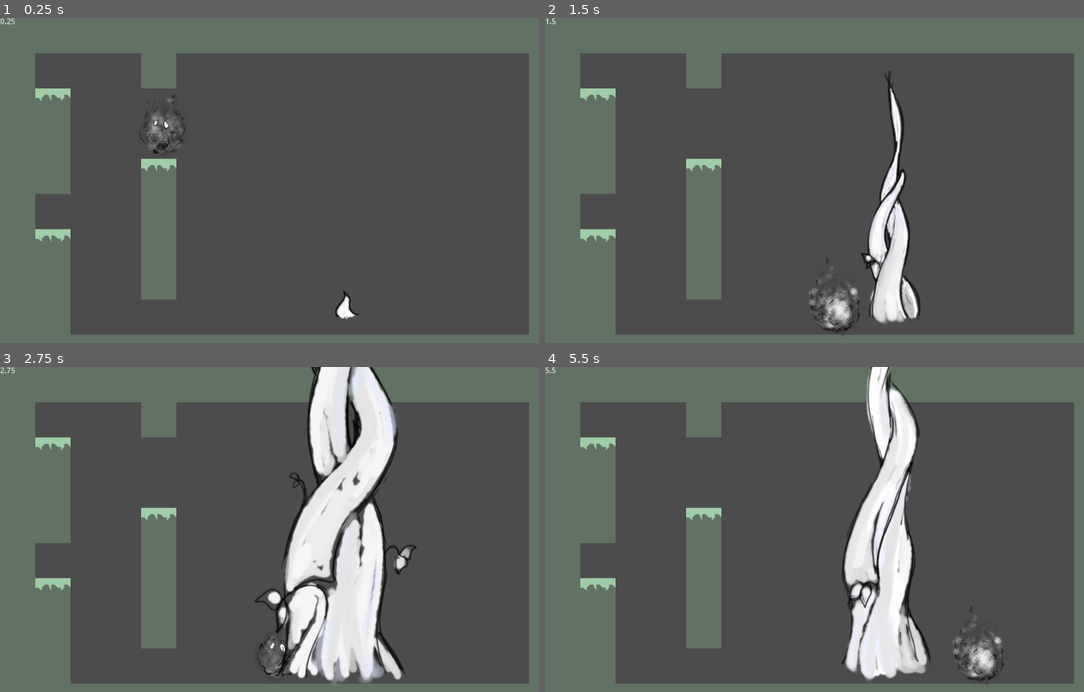
Above: before the commit, frames 1-4 (two rows, left to right).
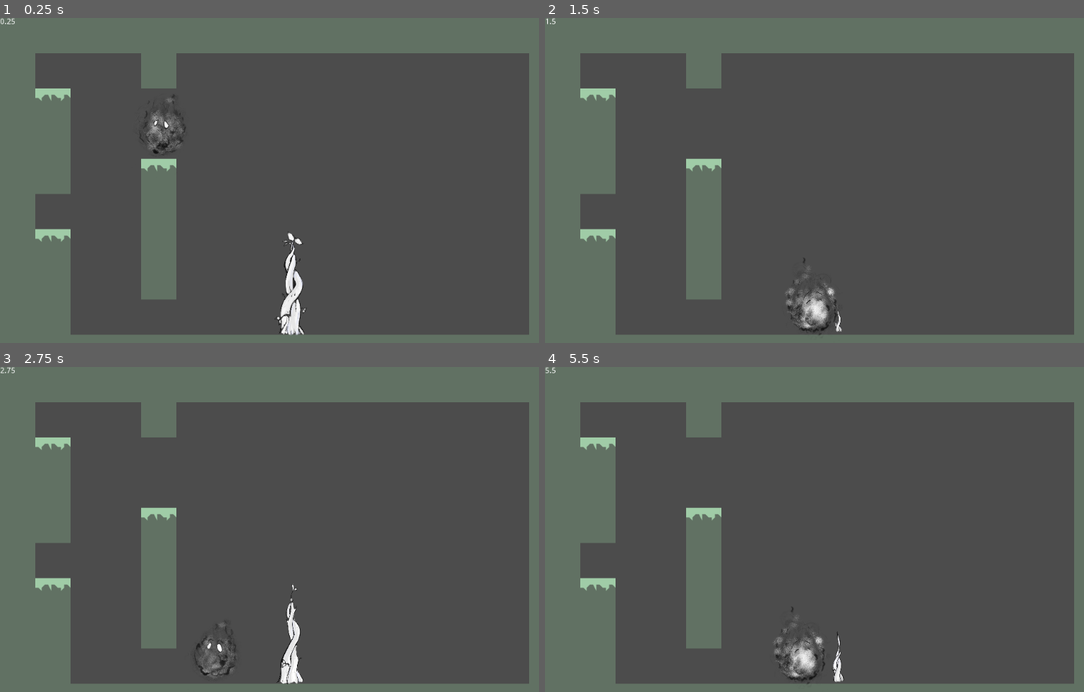
Above: after the commit, the same moments.

Repository: Seibaah/GGJ_MTL2020
Game: Godot game, scene res://World.tscn
Same seed, same stepped clock (60 frames per second), same inputs: the game is played once before the commit and once after it.
Inputs:
- Up to frame 1 (0.25 s): no input
- Up to frame 2 (1.5 s): hold Down (plant_seed) 0.53-1.28 s; hold Right (move_right) from 0.53 s (still down); tap Up (jump) at 0.77 s; tap Down (plant_seed) at 1.35 s
- Up to frame 3 (2.75 s): tap Up (jump) at 1.52 s; release Right (move_right) at 2.03 s; hold Left (move_left) from 2.03 s (still down); hold Down (plant_seed) from 2.03 s (still down)
- Up to frame 4 (5.5 s): release Left (move_left) at 2.78 s; release Down (plant_seed) at 2.78 s; hold Right (move_right) 2.78-4.28 s; tap Down (plant_seed) at 2.85, 4.35 s; tap Up (jump) at 3.02, 3.77, 4.52 s; hold Down (plant_seed) 3.53-4.28 s; hold Left (move_left) 4.28-5.03 s; hold Right (move_right) from 5.03 s (still down); hold Down (plant_seed) from 5.03 s (still down)

The runs differ from the first frame. In frame 1, 1.0% of the frame differs, in the area x 51-67%, y 65-98%; in frame 2, 4.4%; in frame 3, 16%, in the area x 35-78%, y 0-98%; in frame 4, 10%.

Commit message:
plant hitbox

Diff:
--- a/Scripts/Vine.gd
+++ b/Scripts/Vine.gd
@@ -1,10 +1,9 @@
 extends KinematicBody2D
 
-onready var anim_player = $AnimatedSprite
+onready var anim_player = $AnimationPlayer
+
 
 func _physics_process(delta):
 	#plant_seed
-	if Input.is_action_just_pressed("plant_seed"):
-		anim_player.play("growing")
-	if Input.is_action_just_released("plant_seed"):
-		anim_player.stop()
+	if Input.is_action_pressed("plant_seed"):
+		anim_player.play("grow")
--- a/Vine.tscn
+++ b/Vine.tscn
@@ -1,35 +1,79 @@
-[gd_scene load_steps=11 format=2]
+[gd_scene load_steps=5 format=2]
 
-[ext_resource path="res://Assets/Sprites/vine.001.png" type="Texture" id=1]
-[ext_resource path="res://Assets/Sprites/vine.004.png" type="Texture" id=2]
-[ext_resource path="res://Assets/Sprites/vine.006.png" type="Texture" id=3]
-[ext_resource path="res://Assets/Sprites/vine.003.png" type="Texture" id=4]
-[ext_resource path="res://Assets/Sprites/vine.007.png" type="Texture" id=5]
-[ext_resource path="res://Assets/Sprites/vine.002.png" type="Texture" id=6]
-[ext_resource path="res://Assets/Sprites/vine.005.png" type="Texture" id=7]
+[ext_resource path="res://Assets/Sprites/vineSpritesheet.png" type="Texture" id=1]
 [ext_resource path="res://Scripts/Vine.gd" type="Script" id=8]
 
-[sub_resource type="SpriteFrames" id=1]
-animations = [ {
-"frames": [ ExtResource( 1 ), ExtResource( 6 ), ExtResource( 4 ), ExtResource( 2 ), ExtResource( 7 ), ExtResource( 3 ), ExtResource( 5 ) ],
-"loop": true,
-"name": "growing",
-"speed": 5.0
-} ]
+[sub_resource type="Animation" id=3]
+resource_name = "grow"
+length = 0.8
+tracks/0/type = "value"
+tracks/0/path = NodePath("vinesprite:frame")
+tracks/0/interp = 1
+tracks/0/loop_wrap = true
+tracks/0/imported = false
+tracks/0/enabled = true
+tracks/0/keys = {
+"times": PoolRealArray( 0, 0.1, 0.2, 0.3, 0.4, 0.5, 0.6 ),
+"transitions": PoolRealArray( 1, 1, 1, 1, 1, 1, 1 ),
+"update": 1,
+"values": [ 0, 1, 2, 4, 5, 6, 3 ]
+}
+tracks/1/type = "value"
+tracks/1/path = NodePath("CollisionShape2D:shape:radius")
+tracks/1/interp = 1
+tracks/1/loop_wrap = true
+tracks/1/imported = false
+tracks/1/enabled = true
+tracks/1/keys = {
+"times": PoolRealArray( 0, 0.1, 0.2, 0.3, 0.4, 0.5, 0.6 ),
+"transitions": PoolRealArray( 1, 1, 1, 1, 1, 1, 1 ),
+"update": 0,
+"values": [ 14.6489, 20.179, 19.012, 26.003, 36.195, 72.459, 69.67 ]
+}
+tracks/2/type = "value"
+tracks/2/path = NodePath("CollisionShape2D:shape:height")
+tracks/2/interp = 1
+tracks/2/loop_wrap = true
+tracks/2/imported = false
+tracks/2/enabled = true
+tracks/2/keys = {
+"times": PoolRealArray( 0, 0.1, 0.2, 0.3, 0.4, 0.5, 0.6 ),
+"transitions": PoolRealArray( 1, 1, 1, 1, 1, 1, 1 ),
+"update": 0,
+"values": [ 20.0, 154.085, 212.403, 370.443, 695.303, 645.091, 765.931 ]
+}
+tracks/3/type = "value"
+tracks/3/path = NodePath("CollisionShape2D:position")
+tracks/3/interp = 1
+tracks/3/loop_wrap = true
+tracks/3/imported = false
+tracks/3/enabled = true
+tracks/3/keys = {
+"times": PoolRealArray( 0, 0.1, 0.2, 0.3, 0.4, 0.5, 0.6 ),
+"transitions": PoolRealArray( 1, 1, 1, 1, 1, 1, 1 ),
+"update": 0,
+"values": [ Vector2( -6.13358, -27.0131 ), Vector2( 8.164, -102.639 ), Vector2( 9.331, -136.464 ), Vector2( 0.739, -212.358 ), Vector2( -18.788, -365.782 ), Vector2( -18.788, -365.782 ), Vector2( 6.356, -440.342 ) ]
+}
 
-[sub_resource type="CapsuleShape2D" id=2]
-radius = 12.0482
-height = 18.0123
+[sub_resource type="CapsuleShape2D" id=1]
+radius = 69.67
+height = 765.931
 
 [node name="Vine" type="KinematicBody2D"]
-position = Vector2( 1.3696, -0.902504 )
+position = Vector2( 0.0322876, 4.15796 )
+scale = Vector2( 0.2, 0.2 )
 script = ExtResource( 8 )
 
-[node name="AnimatedSprite" type="AnimatedSprite" parent="."]
-position = Vector2( 529.041, 34.8593 )
-frames = SubResource( 1 )
-animation = "growing"
+[node name="AnimationPlayer" type="AnimationPlayer" parent="."]
+anims/grow = SubResource( 3 )
+
+[node name="vinesprite" type="Sprite" parent="."]
+position = Vector2( 11.3503, -386.769 )
+texture = ExtResource( 1 )
+vframes = 2
+hframes = 4
+frame = 3
 
 [node name="CollisionShape2D" type="CollisionShape2D" parent="."]
-position = Vector2( 514.817, 395.856 )
-shape = SubResource( 2 )
+position = Vector2( 6.356, -440.342 )
+shape = SubResource( 1 )
--- a/World.tscn
+++ b/World.tscn
@@ -24,4 +24,4 @@
 }
 
 [node name="Vine" parent="TileMap" instance=ExtResource( 4 )]
-position = Vector2( 111.724, 128.913 )
+position = Vector2( 531.523, 572.112 )
Binary file added: Assets/Sprites/vineSpritesheet.png
